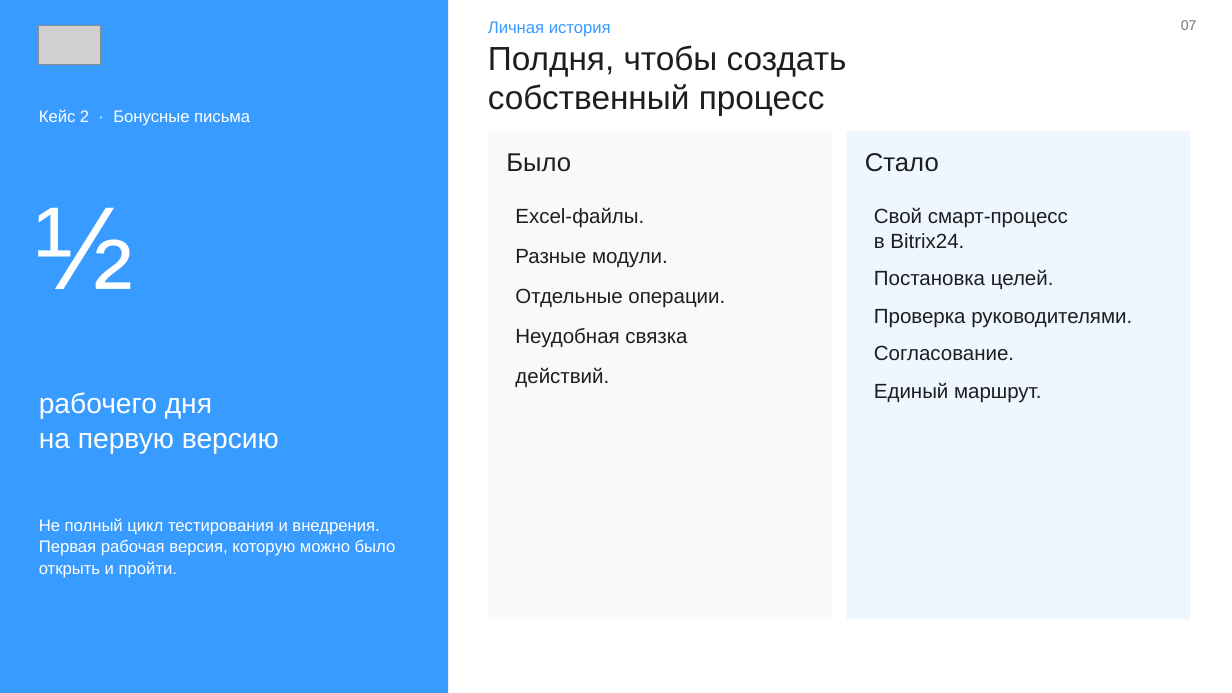
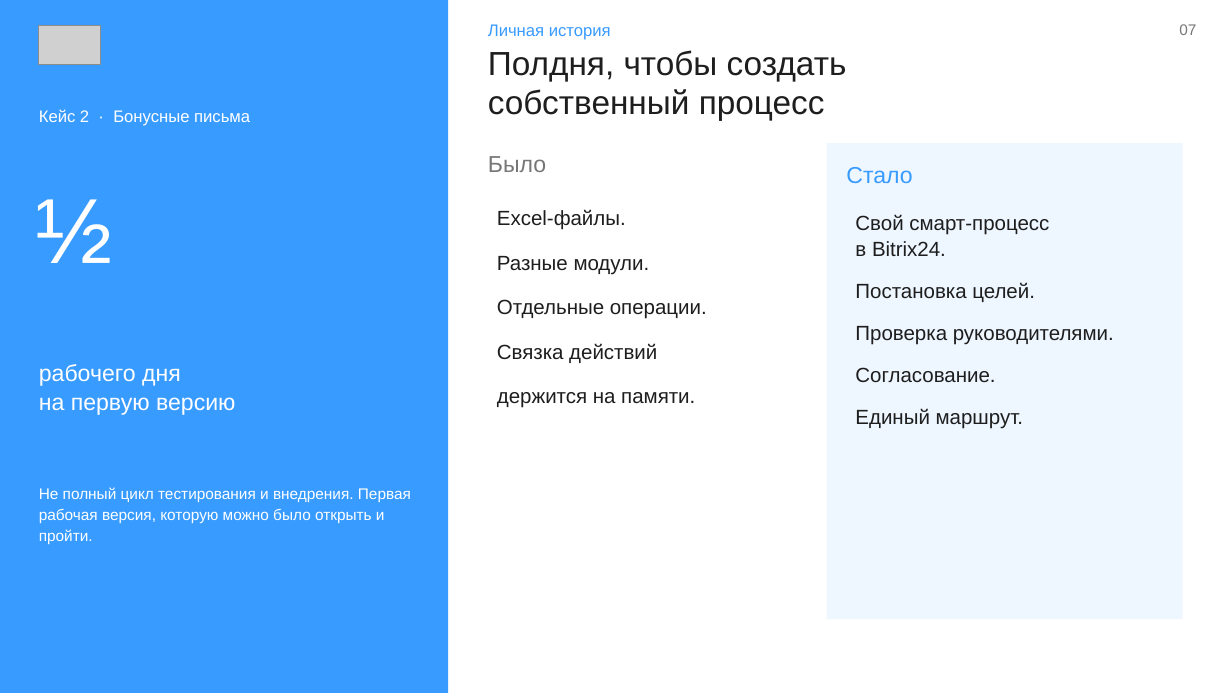
Before and after one commit to Nikisheva/html_krit, a slide deck: slide 7 of HR_API_KRIT_Nikisheva_2026.pptx. Drawn at 1232x693 pixels with LibreOffice and Linux fonts; fonts in the diff are those of the drawing; grey boxes stand for pictures. Boxes give left, top, right and bottom in pixels: in the first picture for what was removed or moved away, otherwise in the second. Text is boxed around its words. In the diff, an @@ line names an element or a change of style, - is before the commit and + after.

```diff
--- a/HR_API_KRIT_Nikisheva_2026.pptx
+++ b/HR_API_KRIT_Nikisheva_2026.pptx
@@ text "07" at [1179, 24, 1196, 35]: size 11 to 12 pt @@
@@ text "Полдня, чтобы создать": place and size @@
-text "Полдня, чтобы создать" at [488, 45, 847, 115]
+text "Полдня, чтобы создать" at [488, 50, 847, 121]
@@ rectangle removed at [488, 131, 832, 619] @@
@@ rectangle: place and size @@
-rectangle at [847, 131, 1190, 619]
+rectangle at [827, 143, 1183, 619]
@@ text "½" at [35, 199, 112, 263]: size 92 to 72 pt @@
@@ text "Было": place and size @@
-text "Было" at [506, 153, 571, 172]
+text "Было" at [488, 156, 546, 172]
@@ text "Было" at [488, 156, 546, 172]: size 20 to 18 pt, text colour #1E1E1E to #777777 @@
@@ text "Стало": place and size @@
-text "Стало" at [865, 153, 939, 172]
+text "Стало" at [846, 167, 912, 183]
@@ text "Стало" at [846, 167, 912, 183]: size 20 to 18 pt, text colour #1E1E1E to #389BFF @@
@@ text "Excel-файлы.": place and size @@
-text "Excel-файлы." at [515, 207, 725, 387]
+text "Excel-файлы." at [497, 209, 707, 408]
@@ text at [497, 209, 707, 319]: line spacing 1 to 1.08; more space between paragraphs @@
@@ text "Свой смарт-процесс в Bitrix24.": place and size @@
-text "Свой смарт-процесс в Bitrix24." at [874, 207, 1132, 403]
+text "Свой смарт-процесс в Bitrix24." at [855, 214, 1114, 429]
@@ text "Свой смарт-процесс в Bitrix24." at [855, 214, 1114, 429]: line spacing 1 to 1.08; more space between paragraphs @@
@@ text "рабочего дня": place and size @@
-text "рабочего дня" at [39, 392, 279, 454]
+text "рабочего дня" at [39, 364, 235, 415]
@@ text "рабочего дня" at [39, 364, 235, 415]: size 22 to 18 pt; line spacing 1.05 to 1.08 @@
@@ text at [497, 343, 695, 408]: text changed @@
-Неудобная связка
-действий.
+Связка действий
+держится на памяти.
@@ text "Не полный цикл тестирования и ...": place and size @@
-text "Не полный цикл тестирования и ..." at [39, 518, 396, 578]
+text "Не полный цикл тестирования и ..." at [39, 487, 411, 544]
@@ text "Не полный цикл тестирования и ..." at [39, 487, 411, 544]: size 13 to 12 pt; line spacing 1.08 to 1.12 @@
```
Also in this commit, not shown: 11 other slides changed, 2 slides added, 2 slides removed, 4 other files.
